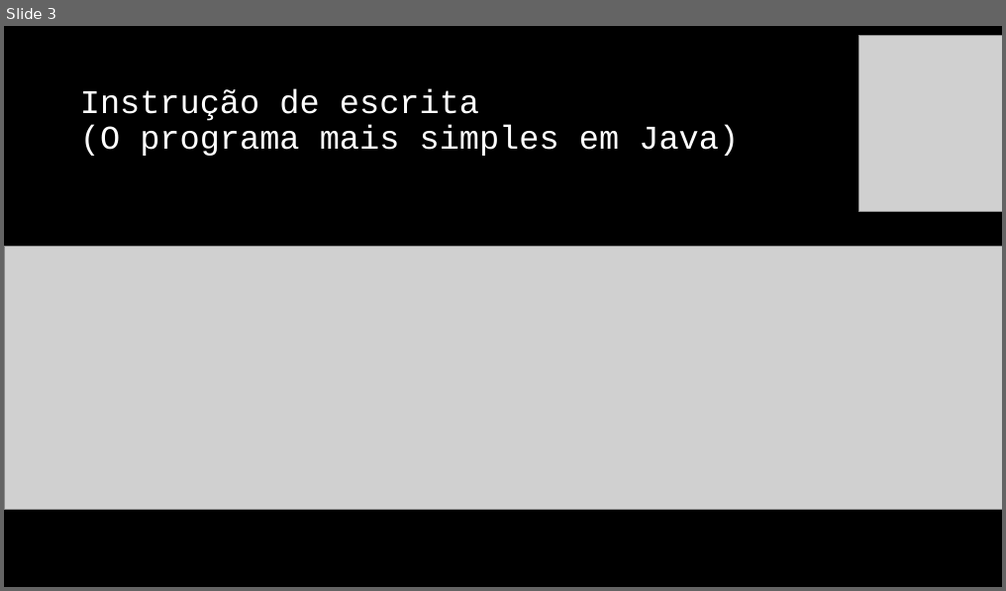
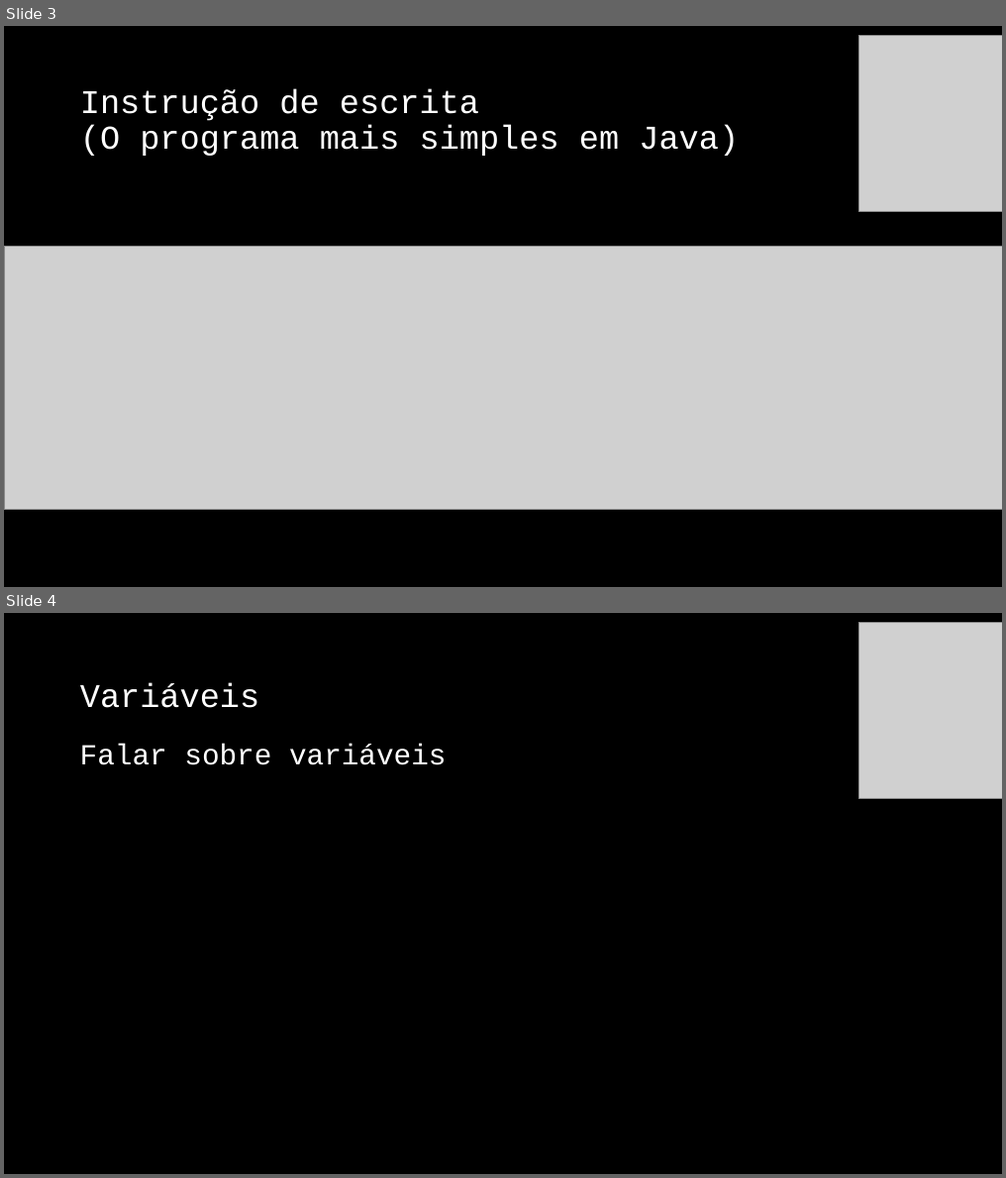
Before and after one commit to jrdutra/algoritmos, a slide deck: material_de_apoio/resumo_pratico.pptx. Shown one above the other, each under a label of ours: slide 3 before the commit, slides 3 and 4 after it. The pictures are 1006x591 and 1006x1178 pixels, drawn with LibreOffice and Linux fonts; fonts in the diff are those of the drawing; grey boxes stand for pictures. Boxes give left, top, right and bottom in pixels: in the first picture for what was removed or moved away, otherwise in the second. Text is boxed around its words. In the diff, an @@ line names an element or a change of style, - is before the commit and + after.

```diff
--- a/material_de_apoio/resumo_pratico.pptx
+++ b/material_de_apoio/resumo_pratico.pptx
@@ slide 4 added at bbox=[4, 613, 1002, 1174], background #000000 @@
@@ picture added at bbox=[859, 622, 1002, 799] @@
@@ title added at bbox=[80, 683, 259, 708], 32 pt, text #FFFFFF @@
+Variáveis
@@ text added at bbox=[80, 744, 447, 765], 28 pt, text #FFFFFF @@
+Falar sobre variáveis
```
Also in this commit, not shown: 2 other slides added.
